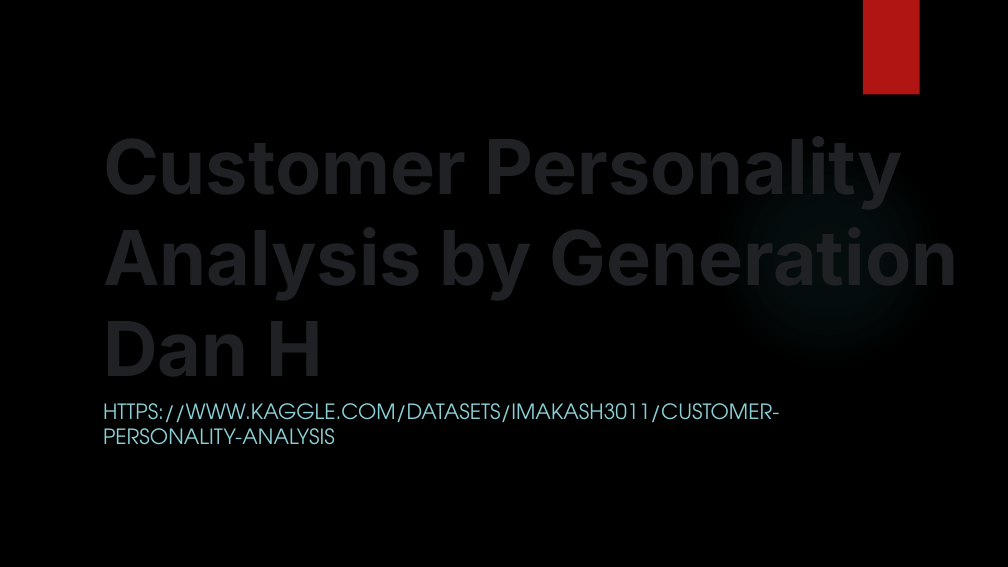
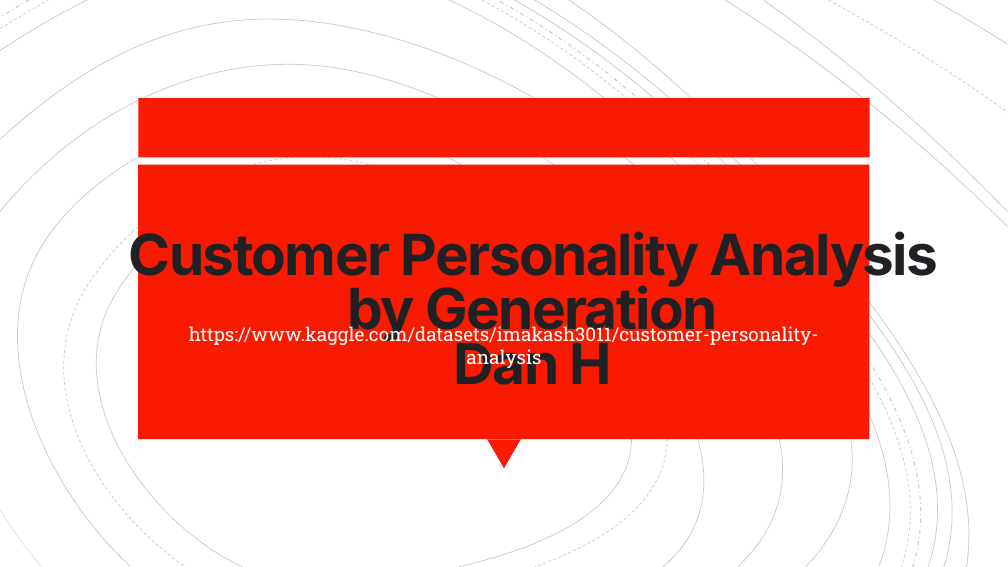
Before and after one commit to Dan2024IronHack/Mid-Project-Dan, a slide deck: slide 1 of Mid Project - Dan H.pptx. Drawn at 1008x567 pixels with LibreOffice and Linux fonts; fonts in the diff are those of the drawing; background and template pictures are left out. Boxes give left, top, right and bottom in pixels: in the first picture for what was removed or moved away, otherwise in the second. Text is boxed around its words. In the diff, an @@ line names an element or a change of style, - is before the commit and + after.

```diff
--- a/Mid Project - Dan H.pptx
+++ b/Mid Project - Dan H.pptx
@@ background picture (left out) to #FFFFFF @@
@@ rectangle removed at (863, 0, 920, 95) @@
@@ group added at (0, 0, 1008, 567): 19 freeform shapes @@
@@ title "Customer Personality Analysis by Generation ..." at (129, 226, 938, 385): size 72 to 54 pt, letter spacing 0 to -1.5 pt; alignment left to centre; line spacing 1 to 0.8 @@
@@ rectangle added at (138, 98, 870, 157), fill #F81B02 @@
@@ ellipse removed at (712, 138, 944, 371) @@
@@ rectangle added at (138, 165, 870, 439), fill #F81B02 @@
@@ subtitle at (189, 324, 819, 370): text changed; size 20 to 18 pt; font TeX Gyre Adventor to Roboto Slab; text colour #8AD0D6 to #FFFEFF @@
-HTTPS://WWW.KAGGLE.COM/DATASETS/IMAKASH3011/CUSTOMER-PERSONALITY-ANALYSIS
+https://www.kaggle.com/datasets/imakash3011/customer-personality-analysis
@@ triangle added at (487, 439, 521, 468), fill #F81B02 @@
```
Also in this commit, not shown: 3 other slides changed, 2 slides added, 10 other files.
